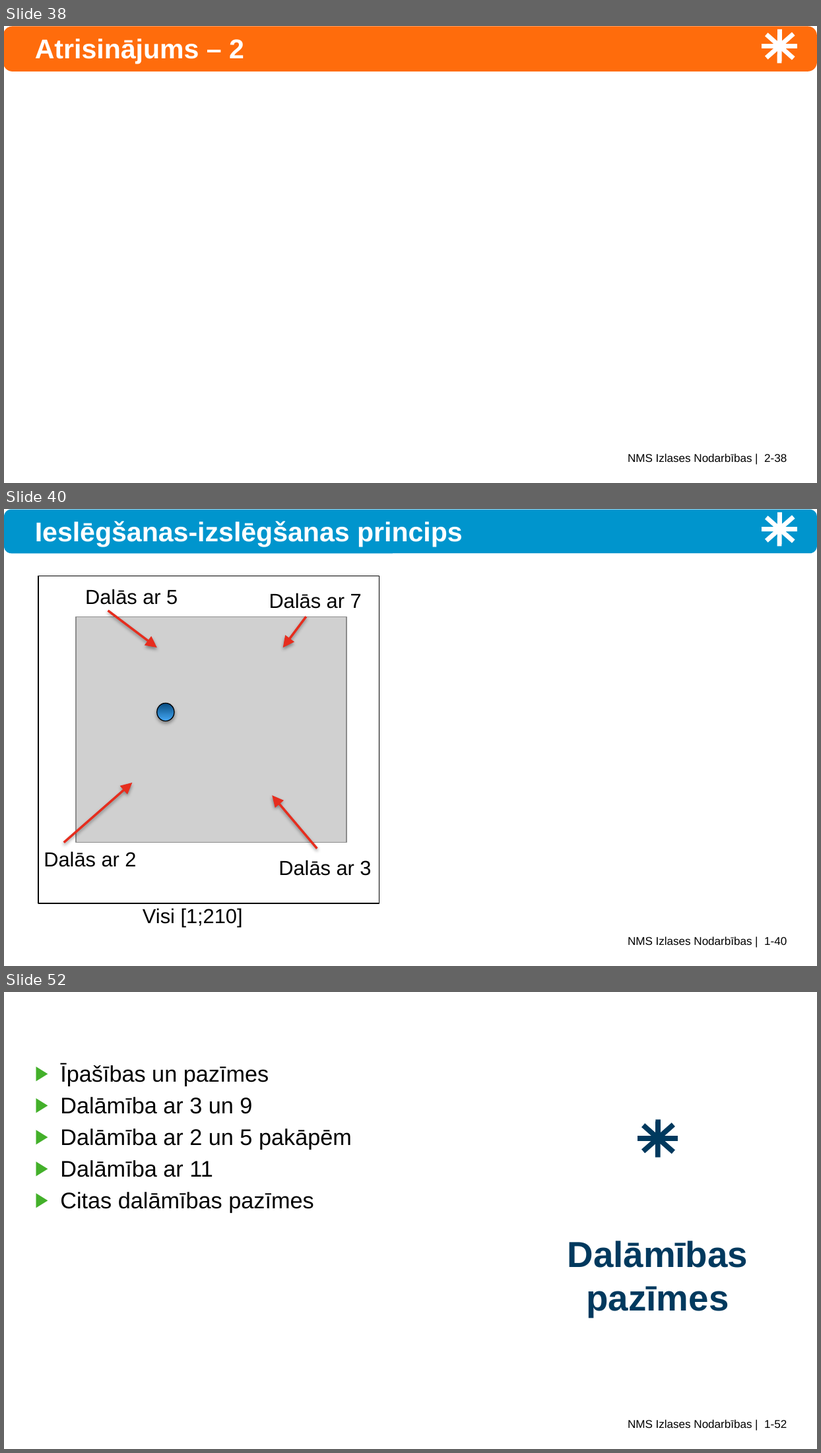
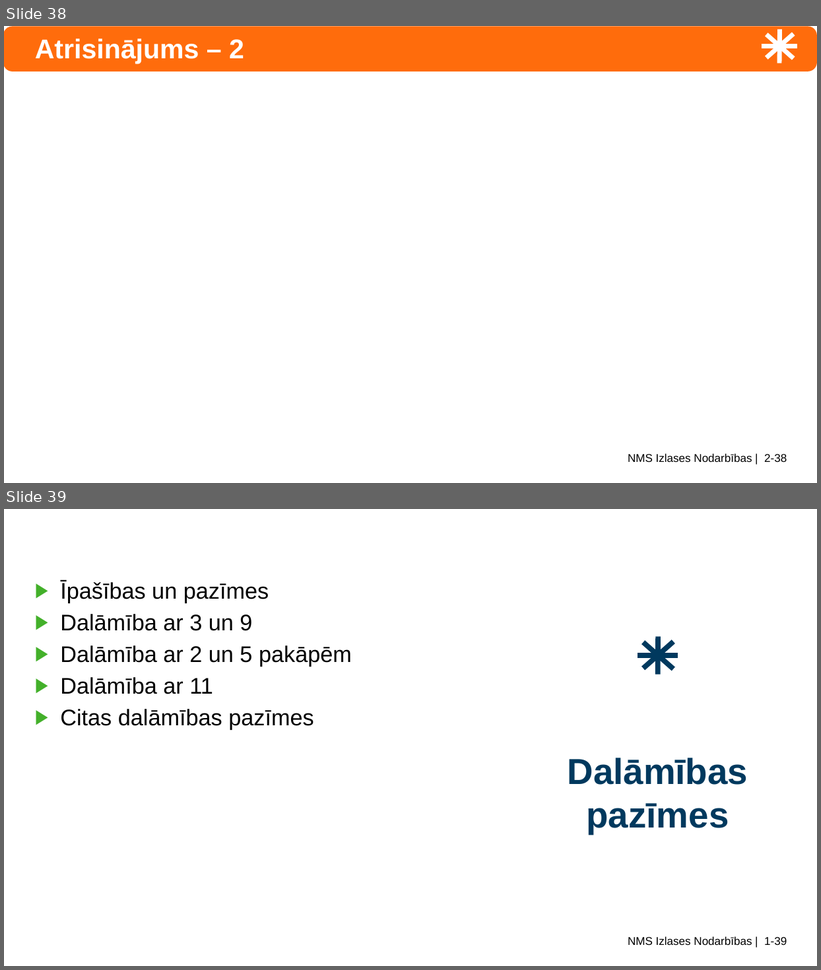
Before and after one commit to kapsitis/nms-courses, a slide deck: legacy-slides/ntjun02-modular-arithmetic.pptx. Shown one above the other, each under a label of ours: slides 38, 40 and 52 before the commit, slides 38 and 39 after it; the slides between them are not shown. The pictures are 821x1453 and 821x970 pixels, drawn with LibreOffice and Linux fonts; fonts in the diff are those of the drawing; grey boxes stand for pictures. Boxes give left, top, right and bottom in pixels: in the first picture for what was removed or moved away, otherwise in the second. Text is boxed around its words. In the diff, an @@ line names an element or a change of style, - is before the commit and + after.

```diff
--- a/legacy-slides/ntjun02-modular-arithmetic.pptx
+++ b/legacy-slides/ntjun02-modular-arithmetic.pptx
@@ slide 40 removed at (4,509,817,966), background #FFFFFF; not listed: 5 template elements that a slide beside it also shows @@
@@ rounded rectangle removed at (4,509,817,553) @@
@@ title removed at (35,521,463,547) @@
-Ieslēgšanas-izslēgšanas princips
@@ rectangle removed at (38,576,379,904) @@
@@ text removed at (85,589,178,605) @@
-Dalās ar 5
@@ text removed at (269,593,362,609) @@
-Dalās ar 7
@@ picture removed at (77,617,347,842) @@
@@ arrow removed from (108, 611) to (157, 648) @@
@@ arrow removed from (306, 617) to (283, 648) @@
@@ ellipse removed at (157,703,174,722) @@
@@ arrow removed from (64, 842) to (133, 783) @@
@@ arrow removed from (317, 849) to (273, 795) @@
@@ text removed at (44,852,136,867) @@
-Dalās ar 2
@@ text removed at (279,860,371,876) @@
-Dalās ar 3
@@ text removed at (143,908,243,927) @@
-Visi [1;210]
@@ what was slide 52 is now slide 39 @@
@@ text at (628,937,787,945): text changed @@
-NMS Izlases Nodarbības | 1-52
+NMS Izlases Nodarbības | 1-39
```
Also in this commit, not shown: 14 slides changed, 12 other slides removed, 13 other files.
